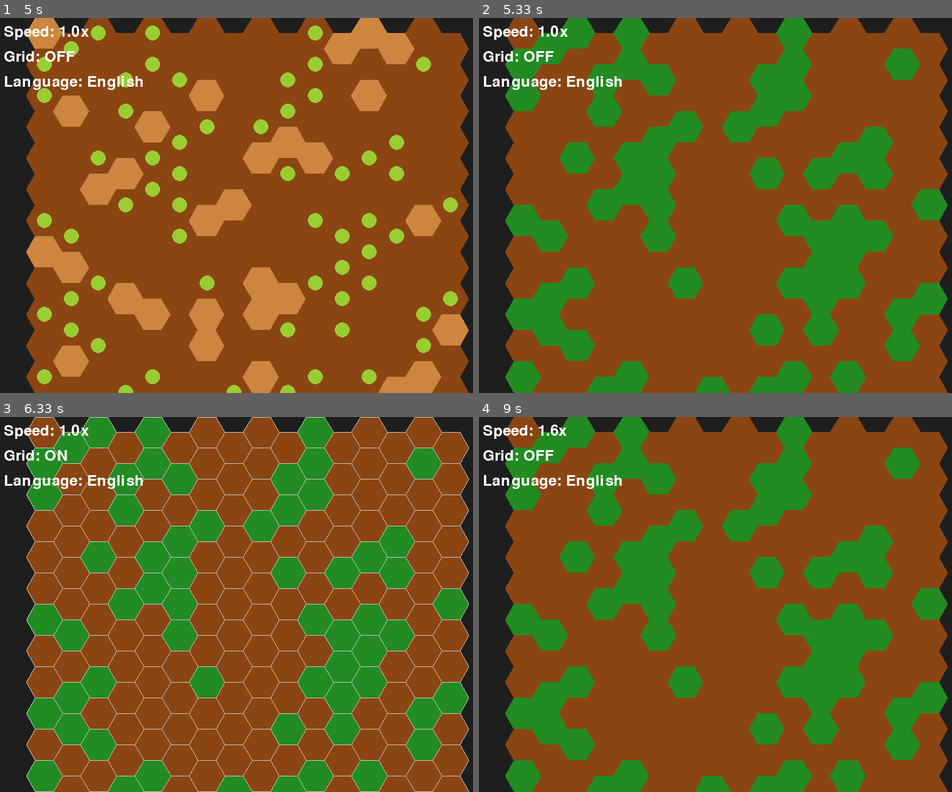
Above: before the commit, frames 1-4 (two rows, left to right).
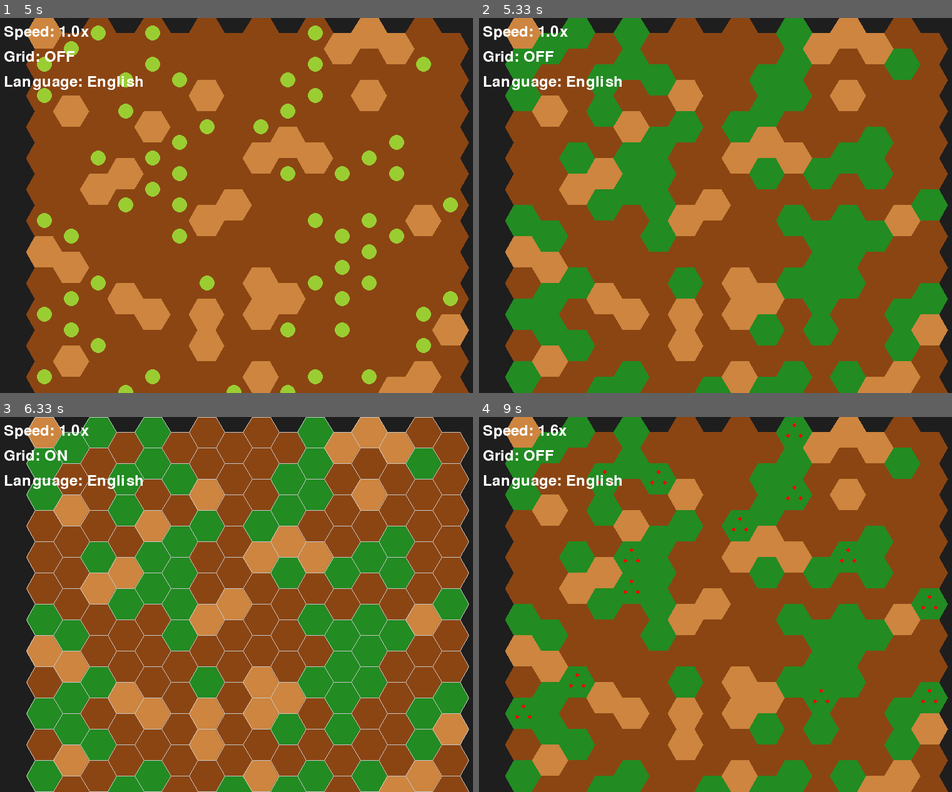
Above: after the commit, the same moments.

Repository: joselc/life-sim-first-try
Game: pygame game, started from main.py
Two runs of this game, one before a commit and one after it. Both use one fixed random seed, a clock stepped at 60 frames per second and the inputs below.
Inputs:
- Up to frame 1 (5 s): tap - at 0.33, 4.67 s; tap G at 0.67 s; tap + at 2, 3.33 s
- Up to frame 2 (5.33 s): no input
- Up to frame 3 (6.33 s): tap G at 6 s
- Up to frame 4 (9 s): tap + at 7.33, 7.73, 8.03, 8.23, 8.53, 8.8 s; tap G at 8.88 s

Frame 1 is identical in both runs. In frame 2, 14% of the frame differs, in the area x 5-100%, y 0-100%; in frame 3, 13%; in frame 4, 14%.

Commit message:
feat(plant): #7 add flowering state and mechanism to plant lifecycle
Implement a new flowering state for plants with the following key changes:
- Add FLOWERING state to PlantStateManager
- Introduce PLANT_FLOWERING_PROBABILITY configuration
- Modify rendering to draw triangular flower dots
- Update color configuration with flower color
- Extend state transitions to include optional flowering phase

The new mechanism allows mature plants to potentially enter a flowering state before dying, adding more complexity and visual interest to the plant lifecycle simulation.

Diff:
--- a/src/config.py
+++ b/src/config.py
@@ -13,6 +13,7 @@
     GRID_ROWS (int): Number of rows in the hexagonal grid
     PLANT_SPAWN_PROBABILITY (float): Probability (0-1) of spawning a plant cell
     SEED_SURVIVAL_THRESHOLD (float): Default probability (0-1) of a seed surviving
+    PLANT_FLOWERING_PROBABILITY (float): Probability (0-1) of a plant flowering
 
     COLORS (Dict[str, Tuple[int, int, int]]): Dictionary of RGB color definitions
         for various elements in the simulation
@@ -29,6 +30,7 @@
 GRID_ROWS = 12
 PLANT_SPAWN_PROBABILITY = 0.5
 SEED_SURVIVAL_THRESHOLD = 0.7  # 70% chance of survival by default
+PLANT_FLOWERING_PROBABILITY = 0.3  # 30% chance of flowering by default
 
 # Colors
 COLORS = {
@@ -40,5 +42,6 @@
     'MATURE': (34, 139, 34),     # Forest green for mature plants
     'DYING': (205, 133, 63),     # Peru brown for dying plants
     'DEAD': (139, 69, 19),       # Same as ground color
-    'YELLOW': (255, 215, 0)      # Gold color for seed dots
+    'YELLOW': (255, 215, 0),     # Gold color for seed dots
+    'FLOWER': (255, 0, 0)        # Red color for flower dots
 }
--- a/src/hexagons/plant.py
+++ b/src/hexagons/plant.py
@@ -19,6 +19,7 @@
     # Visual detail constants
     SEED_DOT_RADIUS = 0.15    # Relative to hexagon size
     GROWING_DOT_RADIUS = 0.45  # Relative to hexagon size (increased from 0.3)
+    FLOWER_DOT_RADIUS = 0.12   # Size of flower dots
 
     def __init__(self, cx: float, cy: float, a: float) -> None:
         """Initialize a plant hexagonal cell.
@@ -46,6 +47,8 @@
         """Get the base color of the hexagon."""
         if self.state_manager.state == PlantState.MATURE:
             return COLORS['MATURE']
+        elif self.state_manager.state == PlantState.FLOWERING:
+            return COLORS['MATURE']  # Keep green background for flowering
         elif self.state_manager.state == PlantState.DYING:
             return COLORS['DYING']
         elif self.state_manager.state == PlantState.DEAD:
@@ -60,6 +63,8 @@
             return COLORS['YELLOW']  # New color for seed dot
         elif self.state_manager.state == PlantState.GROWING:
             return COLORS['GROWING']
+        elif self.state_manager.state == PlantState.FLOWERING:
+            return COLORS['FLOWER']  # Red color for flower dots
         return (0, 0, 0)  # Black for other states (won't be visible)
 
     @property
@@ -69,4 +74,6 @@
             return self.SEED_DOT_RADIUS
         elif self.state_manager.state == PlantState.GROWING:
             return self.GROWING_DOT_RADIUS
+        elif self.state_manager.state == PlantState.FLOWERING:
+            return self.FLOWER_DOT_RADIUS
         return 0.0  # No dot for other states
--- a/src/hexagons/plant_states.py
+++ b/src/hexagons/plant_states.py
@@ -2,7 +2,7 @@
 
 from enum import Enum, auto
 import random
-from ..config import SEED_SURVIVAL_THRESHOLD
+from ..config import SEED_SURVIVAL_THRESHOLD, PLANT_FLOWERING_PROBABILITY
 
 
 class PlantState(Enum):
@@ -12,12 +12,14 @@
         SEED: Initial state, not yet grown
         GROWING: Plant is growing but not mature
         MATURE: Plant is fully grown and healthy
+        FLOWERING: Plant is mature and flowering
         DYING: Plant is losing health and will eventually die
         DEAD: Plant has died and will be replaced by ground
     """
     SEED = auto()
     GROWING = auto()
     MATURE = auto()
+    FLOWERING = auto()
     DYING = auto()
     DEAD = auto()
 
@@ -33,14 +35,16 @@
         time_in_state (float): How long the plant has been in current state
         health (float): Plant's health from 0.0 to 1.0
         growth (float): Plant's growth progress from 0.0 to 1.0
-        seed_survival_threshold (float): Probability (0-1) of a seed surviving to growing phase
+        seed_survival_threshold (float): Probability (0-1) of a seed surviving
+        flowering_probability (float): Probability (0-1) of a plant flowering
     """
 
     # State transition thresholds
     SEED_DURATION = 2.0     # Time to stay in seed state
     GROWTH_THRESHOLD = 3.0  # Time needed to reach mature state
     MATURE_MAX_TIME = 5.0   # Maximum time before dying starts
-    DYING_DURATION = 3.0    # How long it takes to die
+    FLOWERING_DURATION = MATURE_MAX_TIME  # Time to stay in flowering state
+    DYING_DURATION = 8.0    # How long it takes to die (increased from 3.0)
 
     def __init__(self):
         """Initialize the plant state manager."""
@@ -49,6 +53,8 @@
         self.health = 1.0
         self.growth = 0.0
         self.seed_survival_threshold = SEED_SURVIVAL_THRESHOLD
+        self.flowering_probability = PLANT_FLOWERING_PROBABILITY
+        self.has_checked_flowering = False  # New flag to track if we've checked for flowering
 
     @property
     def seed_survival_threshold(self) -> float:
@@ -73,6 +79,29 @@
             raise ValueError("Seed survival threshold must be between 0 and 1")
         self._seed_survival_threshold = value
 
+    @property
+    def flowering_probability(self) -> float:
+        """Get the probability of a plant flowering.
+
+        Returns:
+            float: The probability (0-1) that a mature plant will flower
+        """
+        return self._flowering_probability
+
+    @flowering_probability.setter
+    def flowering_probability(self, value: float) -> None:
+        """Set the flowering probability.
+
+        Args:
+            value (float): The new probability value (0-1)
+
+        Raises:
+            ValueError: If value is not between 0 and 1
+        """
+        if not 0 <= value <= 1:
+            raise ValueError("Flowering probability must be between 0 and 1")
+        self._flowering_probability = value
+
     def _check_seed_survival(self) -> bool:
         """Check if the seed survives to growing phase.
 
@@ -80,6 +109,14 @@
             bool: True if the seed survives, False if it dies
         """
         return random.random() < self.seed_survival_threshold
+
+    def _check_flowering(self) -> bool:
+        """Check if the plant should start flowering.
+
+        Returns:
+            bool: True if the plant should flower, False otherwise
+        """
+        return random.random() < self.flowering_probability
 
     def update(self, dt: float) -> None:
         """Update the plant's state based on time passed.
@@ -105,10 +142,24 @@
             if self.growth >= 1.0:
                 self.state = PlantState.MATURE
                 self.time_in_state = 0.0
+                self.has_checked_flowering = False  # Reset the flag when entering mature state
 
         elif self.state == PlantState.MATURE:
-            # After max time, start dying
-            if self.time_in_state > self.MATURE_MAX_TIME:
+            # Check for flowering in the last quarter of mature state, but only once
+            if self.time_in_state >= self.MATURE_MAX_TIME * 0.75 and not self.has_checked_flowering:
+                self.has_checked_flowering = True
+                if self._check_flowering():
+                    self.state = PlantState.FLOWERING
+                    self.time_in_state = 0.0
+                    return  # Skip the dying check if we're flowering
+            # After max time, start dying if not flowering
+            if self.time_in_state >= self.MATURE_MAX_TIME:
+                self.state = PlantState.DYING
+                self.time_in_state = 0.0
+
+        elif self.state == PlantState.FLOWERING:
+            # After flowering duration, start dying
+            if self.time_in_state >= self.FLOWERING_DURATION:
                 self.state = PlantState.DYING
                 self.time_in_state = 0.0
 
@@ -128,7 +179,7 @@
         """
         if self.state == PlantState.GROWING:
             return self.growth
-        elif self.state == PlantState.MATURE:
+        elif self.state in [PlantState.MATURE, PlantState.FLOWERING]:
             return 1.0
         elif self.state == PlantState.DYING:
             return self.health
--- a/src/renderers/pygame_renderer.py
+++ b/src/renderers/pygame_renderer.py
@@ -1,9 +1,11 @@
 """Pygame-specific implementation of the renderer interface."""
 
 import pygame
+import math
 from typing import Tuple
 from .base import BaseRenderer, Renderable
 from ..config import COLORS
+from ..hexagons.plant_states import PlantState
 
 
 class PygameRenderer(BaseRenderer):
@@ -50,7 +52,21 @@
         if hasattr(hexagon, 'detail_color') and hasattr(hexagon, 'detail_radius'):
             center = (int(hexagon.cx), int(hexagon.cy))
             radius = int(hexagon.a * hexagon.detail_radius)
-            if radius > 0:
+
+            # Special handling for flowering state
+            if hasattr(hexagon, 'state_manager') and hexagon.state_manager.state == PlantState.FLOWERING:
+                # Calculate three points in a triangle pattern
+                angle = math.pi / 6  # 30 degrees
+                distance = hexagon.a * 0.4  # Distance from center
+
+                # Calculate three points at 120 degrees apart
+                for i in range(3):
+                    theta = angle + (i * 2 * math.pi / 3)  # 120 degrees apart
+                    x = int(hexagon.cx + distance * math.cos(theta))
+                    y = int(hexagon.cy + distance * math.sin(theta))
+                    pygame.draw.circle(self.screen, hexagon.detail_color, (x, y), radius)
+            elif radius > 0:
+                # Draw single dot for other states
                 pygame.draw.circle(self.screen, hexagon.detail_color, center, radius)
 
         # Draw the grid lines if enabled
--- a/tests/hexagons/test_plant_states.py
+++ b/tests/hexagons/test_plant_states.py
@@ -3,7 +3,7 @@
 import unittest
 from unittest.mock import patch
 from src.hexagons.plant_states import PlantState, PlantStateManager
-from src.config import SEED_SURVIVAL_THRESHOLD
+from src.config import SEED_SURVIVAL_THRESHOLD, PLANT_FLOWERING_PROBABILITY
 
 
 class TestPlantStateManager(unittest.TestCase):
@@ -18,6 +18,7 @@
         self.assertEqual(self.manager.health, 1.0)
         self.assertEqual(self.manager.growth, 0.0)
         self.assertEqual(self.manager.seed_survival_threshold, SEED_SURVIVAL_THRESHOLD)
+        self.assertEqual(self.manager.flowering_probability, PLANT_FLOWERING_PROBABILITY)
 
     def test_seed_survival_check(self):
         """Test that seed survival check works correctly."""
@@ -143,65 +144,60 @@
 
     def test_mature_to_dying_transition(self):
         """Test transition from mature to dying state."""
-        with patch('random.random', return_value=0.5):  # Will survive with default threshold
-            # Get to mature state
-            self.manager.update(self.manager.SEED_DURATION + 0.1)  # Seed -> Growing
-            self.manager.update(self.manager.GROWTH_THRESHOLD)  # Complete growth
-            self.assertEqual(self.manager.state, PlantState.MATURE)
+        # Start in mature state
+        with patch('random.random', return_value=0.9):  # Won't flower
+            self.manager.state = PlantState.MATURE
+            self.manager.time_in_state = self.manager.MATURE_MAX_TIME * 0.8  # Past flowering check
+            self.manager.flowering_probability = 0.3
+
+            # Update past max time
+            self.manager.update(self.manager.MATURE_MAX_TIME * 0.5)  # Push well past max time
+            self.assertEqual(self.manager.state, PlantState.DYING)
             self.assertEqual(self.manager.time_in_state, 0.0)
 
-            # Update with less than MATURE_MAX_TIME
-            self.manager.update(self.manager.MATURE_MAX_TIME / 2)
-            self.assertEqual(self.manager.state, PlantState.MATURE)
-
-            # Update past MATURE_MAX_TIME
-            self.manager.update(self.manager.MATURE_MAX_TIME / 2 + 0.1)
-            self.assertEqual(self.manager.state, PlantState.DYING)
-            self.assertEqual(self.manager.time_in_state, 0.0)
-
     def test_dying_progression(self):
-        """Test that health decreases correctly while dying."""
-        with patch('random.random', return_value=0.5):  # Will survive with default threshold
-            # Get to dying state
-            self.manager.update(self.manager.SEED_DURATION + 0.1)  # Seed -> Growing
-            self.manager.update(self.manager.GROWTH_THRESHOLD)  # Complete growth
-            self.manager.update(self.manager.MATURE_MAX_TIME + 0.1)  # Start dying
-            self.assertEqual(self.manager.state, PlantState.DYING)
-            self.assertEqual(self.manager.health, 1.0)  # Full health at start of dying
-
-            # Update halfway through dying duration
-            self.manager.update(self.manager.DYING_DURATION / 2)
-            self.assertEqual(self.manager.state, PlantState.DYING)
-            self.assertAlmostEqual(self.manager.health, 0.5, places=2)
-
-            # Complete death
-            self.manager.update(self.manager.DYING_DURATION / 2)
-            self.assertEqual(self.manager.state, PlantState.DEAD)
-            self.assertEqual(self.manager.health, 0.0)
+        """Test that dying state progresses correctly."""
+        # Start in dying state
+        self.manager.state = PlantState.DYING
+        self.manager.time_in_state = 0.0
+        self.manager.health = 1.0
+
+        # Update halfway through dying duration
+        self.manager.update(self.manager.DYING_DURATION / 2)
+        self.assertEqual(self.manager.state, PlantState.DYING)
+        self.assertAlmostEqual(self.manager.health, 0.5, places=2)
+
+        # Complete death
+        self.manager.update(self.manager.DYING_DURATION / 2)
+        self.assertEqual(self.manager.state, PlantState.DEAD)
+        self.assertEqual(self.manager.health, 0.0)
 
     def test_color_factor(self):
-        """Test that color factor is appropriate for each state."""
-        with patch('random.random', return_value=0.5):  # Will survive with default threshold
-            # Seed state
-            self.assertEqual(self.manager.color_factor, 0.0)
-
-            # Growing state
-            self.manager.update(self.manager.SEED_DURATION + 0.1)  # Start growing
-            self.manager.update(self.manager.GROWTH_THRESHOLD / 2)  # Half growth
-            self.assertAlmostEqual(self.manager.color_factor, 0.5, places=2)
-
-            # Mature state
-            self.manager.update(self.manager.GROWTH_THRESHOLD / 2)  # Complete growth
-            self.assertEqual(self.manager.color_factor, 1.0)
-
-            # Dying state
-            self.manager.update(self.manager.MATURE_MAX_TIME + 0.1)  # Start dying
-            self.manager.update(self.manager.DYING_DURATION / 2)  # Half dead
-            self.assertAlmostEqual(self.manager.color_factor, 0.5, places=2)
-
-            # Dead state
-            self.manager.update(self.manager.DYING_DURATION / 2)  # Complete death
-            self.assertEqual(self.manager.color_factor, 0.0)
+        """Test that color factor returns correct values for each state."""
+        # Test SEED state
+        self.assertEqual(self.manager.color_factor, 0.0)
+
+        # Test GROWING state
+        self.manager.state = PlantState.GROWING
+        self.manager.growth = 0.5
+        self.assertEqual(self.manager.color_factor, 0.5)
+
+        # Test MATURE state
+        self.manager.state = PlantState.MATURE
+        self.assertEqual(self.manager.color_factor, 1.0)
+
+        # Test FLOWERING state
+        self.manager.state = PlantState.FLOWERING
+        self.assertEqual(self.manager.color_factor, 1.0)
+
+        # Test DYING state
+        self.manager.state = PlantState.DYING
+        self.manager.health = 0.7
+        self.assertEqual(self.manager.color_factor, 0.7)
+
+        # Test DEAD state
+        self.manager.state = PlantState.DEAD
+        self.assertEqual(self.manager.color_factor, 0.0)
 
     def test_time_tracking(self):
         """Test that time in state is tracked correctly."""
@@ -249,6 +245,114 @@
 
             self.assertEqual(states_seen, expected_sequence)
 
+    def test_flowering_probability_validation(self):
+        """Test that flowering probability validates input correctly."""
+        # Test valid values
+        valid_values = [0.0, 0.5, 1.0]
+        for value in valid_values:
+            self.manager.flowering_probability = value
+            self.assertEqual(self.manager.flowering_probability, value)
+
+        # Test invalid values
+        invalid_values = [-0.1, 1.1, -1, 2]
+        for value in invalid_values:
+            with self.assertRaises(ValueError):
+                self.manager.flowering_probability = value
+
+    def test_flowering_check(self):
+        """Test that flowering check works correctly."""
+        # Test with random value below threshold (will flower)
+        with patch('random.random', return_value=0.2):
+            self.manager.flowering_probability = 0.3
+            self.assertTrue(self.manager._check_flowering())
+
+        # Test with random value above threshold (won't flower)
+        with patch('random.random', return_value=0.4):
+            self.manager.flowering_probability = 0.3
+            self.assertFalse(self.manager._check_flowering())
+
+    def test_mature_to_flowering_transition(self):
+        """Test transition from mature to flowering state."""
+        # Get to mature state
+        with patch('random.random', return_value=0.5):  # Will survive seed phase
+            self.manager.update(self.manager.SEED_DURATION + 0.1)  # Seed -> Growing
+            self.manager.update(self.manager.GROWTH_THRESHOLD)  # Complete growth
+            self.assertEqual(self.manager.state, PlantState.MATURE)
+
+            # Update to just before flowering check point (75% of mature time)
+            self.manager.update(self.manager.MATURE_MAX_TIME * 0.74)
+            self.assertEqual(self.manager.state, PlantState.MATURE)
+
+            # Update past flowering check point with high probability
+            with patch('random.random', return_value=0.2):  # Will flower
+                self.manager.flowering_probability = 0.3
+                self.manager.update(self.manager.MATURE_MAX_TIME * 0.02)  # Just past check point
+                self.assertEqual(self.manager.state, PlantState.FLOWERING)
+                self.assertEqual(self.manager.time_in_state, 0.0)
+
+    def test_no_flowering_transition(self):
+        """Test that plant can go directly to dying if not flowering."""
+        # Start in mature state
+        with patch('random.random', return_value=0.9):  # Won't flower
+            self.manager.state = PlantState.MATURE
+            self.manager.time_in_state = self.manager.MATURE_MAX_TIME * 0.8  # Past flowering check
+            self.manager.flowering_probability = 0.3
+
+            # Update past max time
+            self.manager.update(self.manager.MATURE_MAX_TIME * 0.5)  # Push well past max time
+            self.assertEqual(self.manager.state, PlantState.DYING)
+            self.assertEqual(self.manager.time_in_state, 0.0)
+
+    def test_flowering_duration(self):
+        """Test that flowering state lasts for the correct duration."""
+        # Get to flowering state
+        with patch('random.random', return_value=0.2):  # Will survive and flower
+            self.manager.flowering_probability = 0.3
+            self.manager.update(self.manager.SEED_DURATION + 0.1)  # Seed -> Growing
+            self.manager.update(self.manager.GROWTH_THRESHOLD)  # Complete growth
+            self.manager.update(self.manager.MATURE_MAX_TIME * 0.76)  # Trigger flowering check
+            self.assertEqual(self.manager.state, PlantState.FLOWERING)
+
+            # Update with less than flowering duration
+            self.manager.update(self.manager.FLOWERING_DURATION * 0.9)
+            self.assertEqual(self.manager.state, PlantState.FLOWERING)
+
+            # Update past flowering duration
+            self.manager.update(self.manager.FLOWERING_DURATION * 0.2)
+            self.assertEqual(self.manager.state, PlantState.DYING)
+
+    def test_flowering_state_sequence(self):
+        """Test that flowering follows the correct state sequence."""
+        with patch('random.random', return_value=0.2):  # Will survive and flower
+            self.manager.flowering_probability = 0.3
+            states_seen = []
+            last_state = None
+
+            # Run through entire lifecycle with smaller time steps
+            while self.manager.state != PlantState.DEAD:
+                current_state = self.manager.state
+                # Only record state when it changes
+                if current_state != last_state:
+                    states_seen.append(current_state)
+                    last_state = current_state
+                self.manager.update(0.5)
+
+            # Add final state if not already recorded
+            if self.manager.state not in states_seen:
+                states_seen.append(PlantState.DEAD)
+
+            # Verify sequence includes flowering
+            expected_sequence = [
+                PlantState.SEED,
+                PlantState.GROWING,
+                PlantState.MATURE,
+                PlantState.FLOWERING,
+                PlantState.DYING,
+                PlantState.DEAD
+            ]
+
+            self.assertEqual(states_seen, expected_sequence)
+
 
 if __name__ == '__main__':
     unittest.main()
